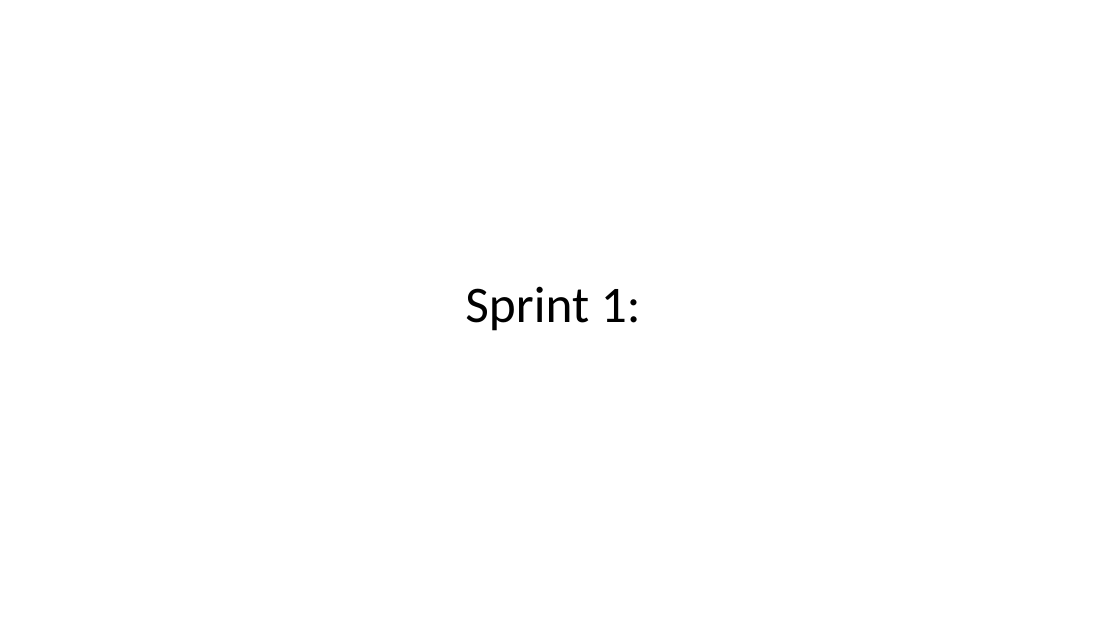
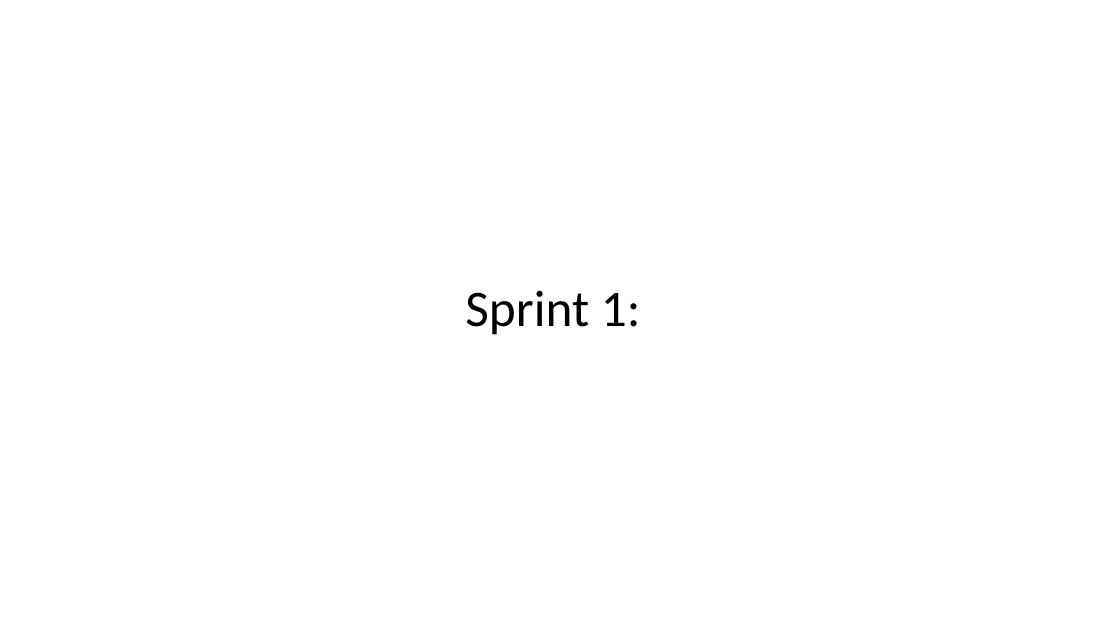
Before and after one commit to mldeanha/Team-4-Project, a slide deck: slide 3 of Project Assets/Team Shi Final Presentation.pptx. Drawn at 1120x630 pixels with LibreOffice and Linux fonts; fonts in the diff are those of the drawing. Boxes give left, top, right and bottom in pixels: in the first picture for what was removed or moved away, otherwise in the second. Text is boxed around its words. In the diff, an @@ line names an element or a change of style, - is before the commit and + after.

```diff
--- a/Project Assets/Team Shi Final Presentation.pptx
+++ b/Project Assets/Team Shi Final Presentation.pptx
@@ text "Sprint 1:" at (465, 290, 641, 335): line spacing 0.9 to 1 @@
```
Also in this commit, not shown: 11 other slides changed, 9 slides added, 1 slide removed, 1 other file.
